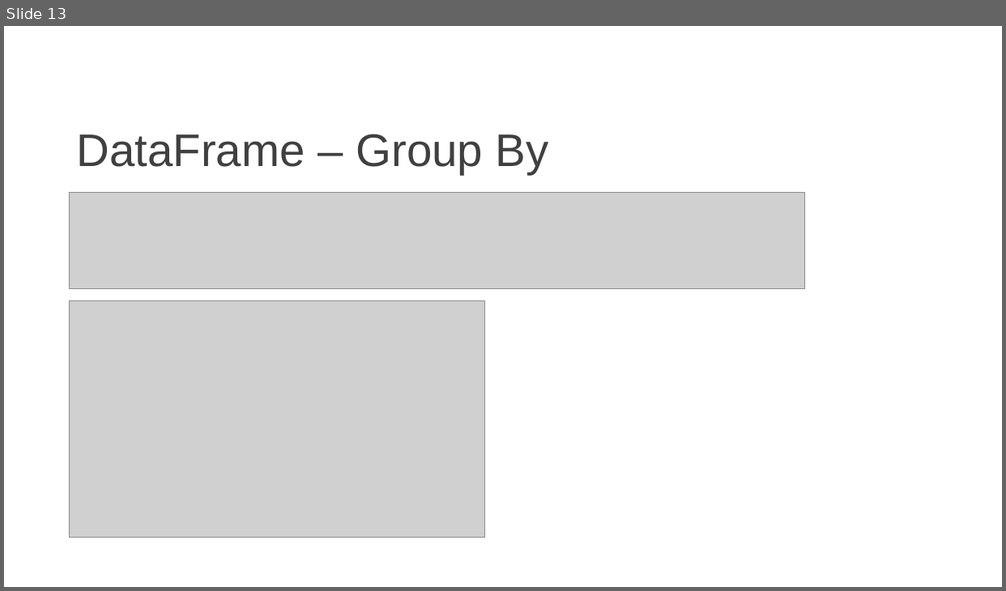
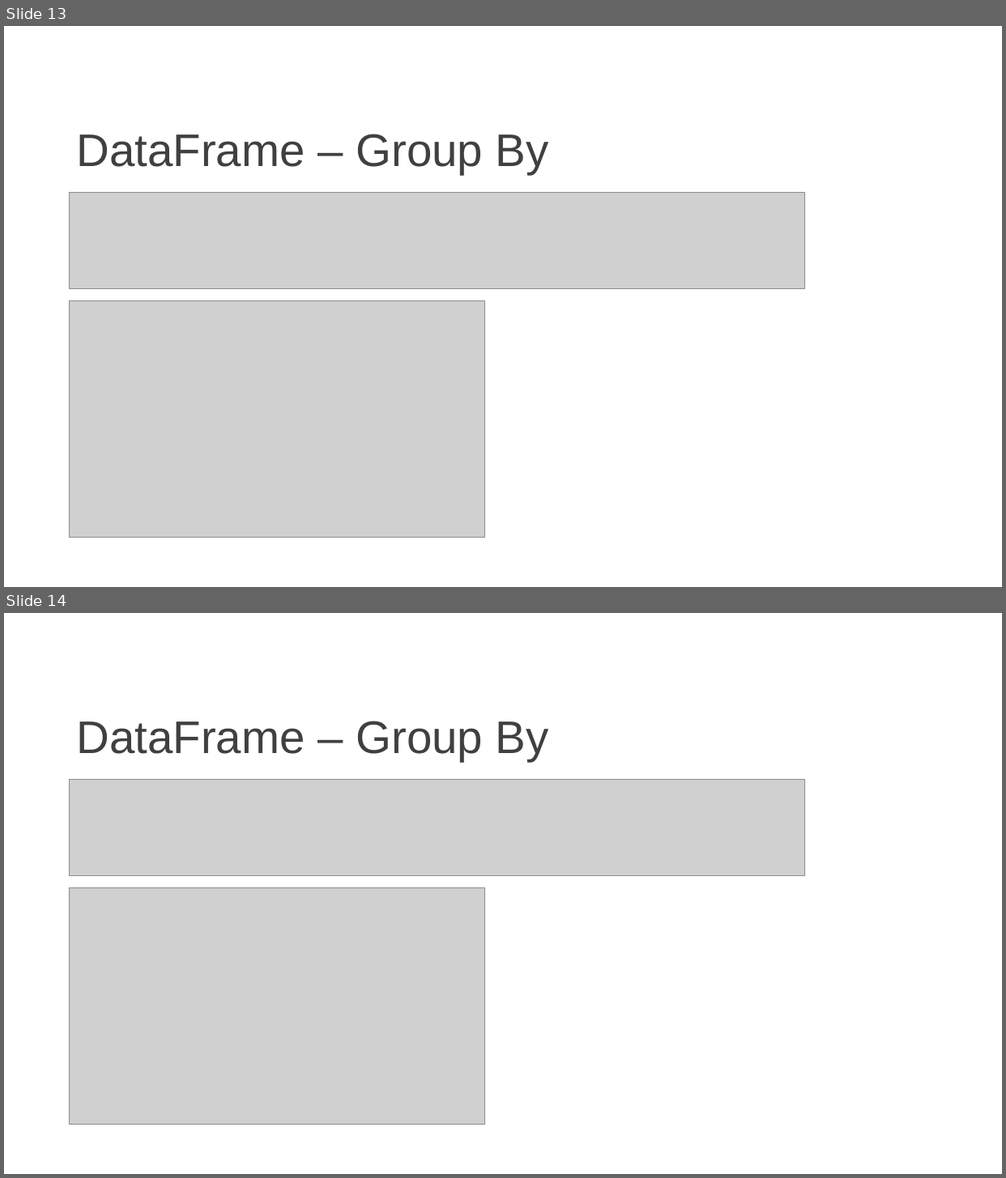
Before and after one commit to ZERRY-000/00-python-pandas-journey, a slide deck: 00-Basic-Pandas.pptx. Shown one above the other, each under a label of ours: slide 13 before the commit, slides 13 and 14 after it. The pictures are 1006x591 and 1006x1178 pixels, drawn with LibreOffice and Linux fonts; fonts in the diff are those of the drawing; grey boxes stand for pictures. Boxes give left, top, right and bottom in pixels: in the first picture for what was removed or moved away, otherwise in the second. Text is boxed around its words. In the diff, an @@ line names an element or a change of style, - is before the commit and + after.

```diff
--- a/00-Basic-Pandas.pptx
+++ b/00-Basic-Pandas.pptx
@@ slide 14 added at box(4, 613, 1002, 1174), background #FFFFFF @@
@@ text added at box(77, 721, 549, 762), 44 pt, text #404040 @@
+DataFrame – Group By
@@ picture added at box(69, 780, 805, 875) @@
@@ picture added at box(69, 888, 484, 1124) @@
```
Also in this commit, not shown: 9 other slides added, 5 other files.
